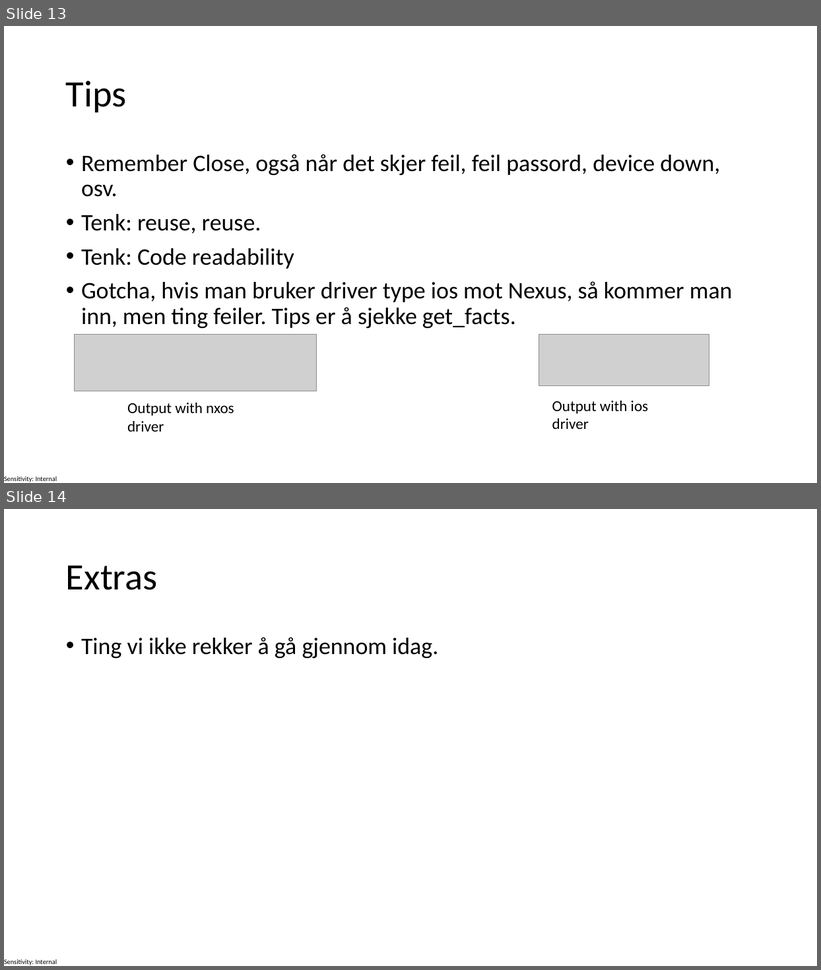
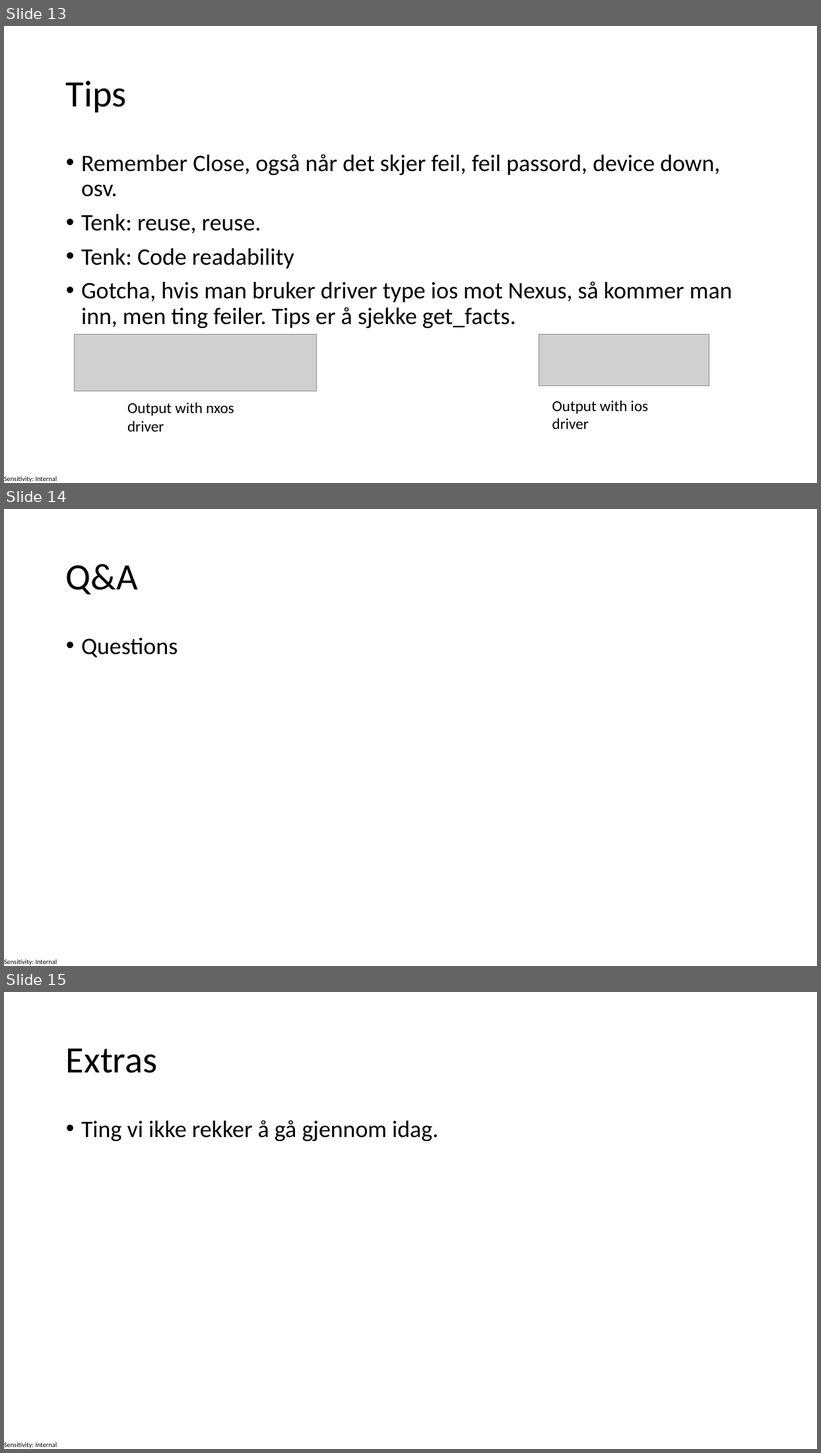
Before and after one commit to ateanorge/CNSDQ121, a slide deck: 02-Harbir/NaplamPresentation.pptx. Shown one above the other, each under a label of ours: slides 13 and 14 before the commit, slides 13, 14 and 15 after it. The pictures are 821x970 and 821x1453 pixels, drawn with LibreOffice and Linux fonts; fonts in the diff are those of the drawing; grey boxes stand for pictures. Boxes give left, top, right and bottom in pixels: in the first picture for what was removed or moved away, otherwise in the second. Text is boxed around its words. In the diff, an @@ line names an element or a change of style, - is before the commit and + after.

```diff
--- a/02-Harbir/NaplamPresentation.pptx
+++ b/02-Harbir/NaplamPresentation.pptx
@@ slide 14 added at (4, 509, 817, 966), background #FFFFFF; not listed: 1 template element that a slide beside it also shows @@
@@ title added at (66, 564, 138, 595), 44 pt, text #000000 @@
+Q&A
@@ text added at (81, 638, 178, 657), 28 pt, text #000000 @@
+• Questions
@@ what was slide 14 is now slide 15 @@
```
Also in this commit, not shown: 1 slide changed, 1 other file.
